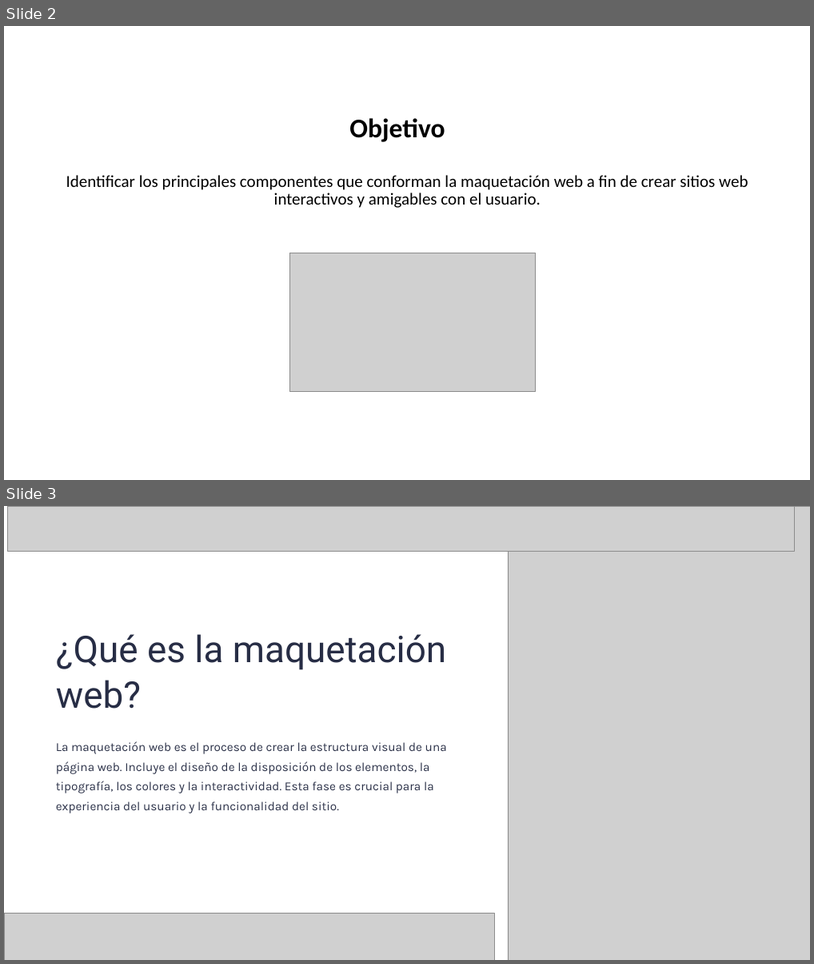
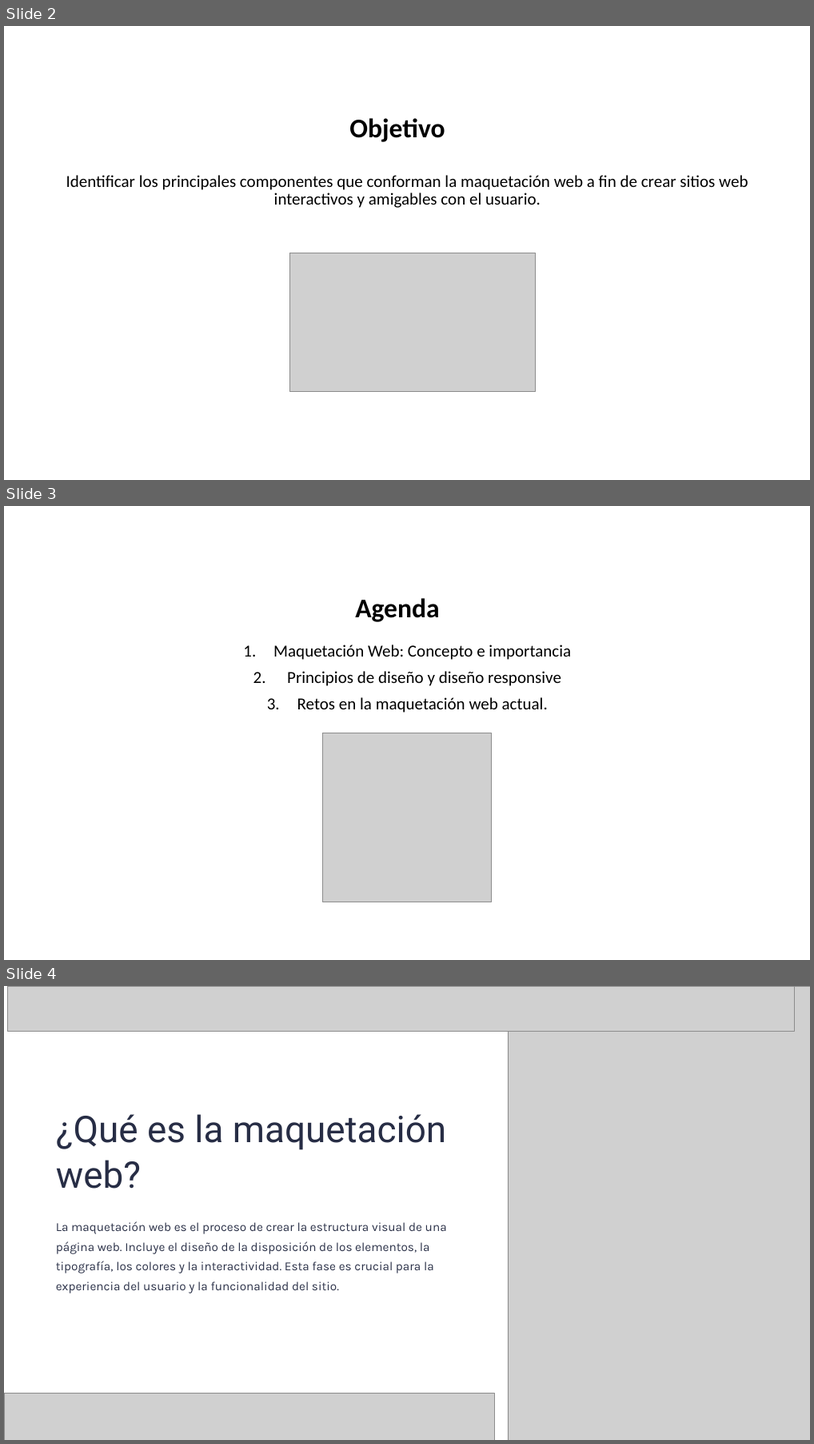
Before and after one commit to dcevallossalas/ITQ, a slide deck: Programación web/PW_Sesion7.pptx. Shown one above the other, each under a label of ours: slides 2 and 3 before the commit, slides 2, 3 and 4 after it. The pictures are 814x964 and 814x1444 pixels, drawn with LibreOffice and Linux fonts; fonts in the diff are those of the drawing; grey boxes stand for pictures; background and template pictures are left out. Boxes give left, top, right and bottom in pixels: in the first picture for what was removed or moved away, otherwise in the second. Text is boxed around its words. In the diff, an @@ line names an element or a change of style, - is before the commit and + after.

```diff
--- a/Programación web/PW_Sesion7.pptx
+++ b/Programación web/PW_Sesion7.pptx
@@ slide 3 added at [4, 506, 810, 960], background picture (left out) @@
@@ title added at [355, 598, 439, 622], 32 pt, text #000000, bold @@
+Agenda
@@ text added at [274, 644, 571, 712], 20 pt, text #000000 @@
+1. Maquetación Web: Concepto e importancia
+2. Principios de diseño y diseño responsive
+3. Retos en la maquetación web actual.
@@ picture added at [323, 733, 491, 902] @@
@@ what was slide 3 is now slide 4 @@
```
Also in this commit, not shown: 1 other slide added, 16 other files.
